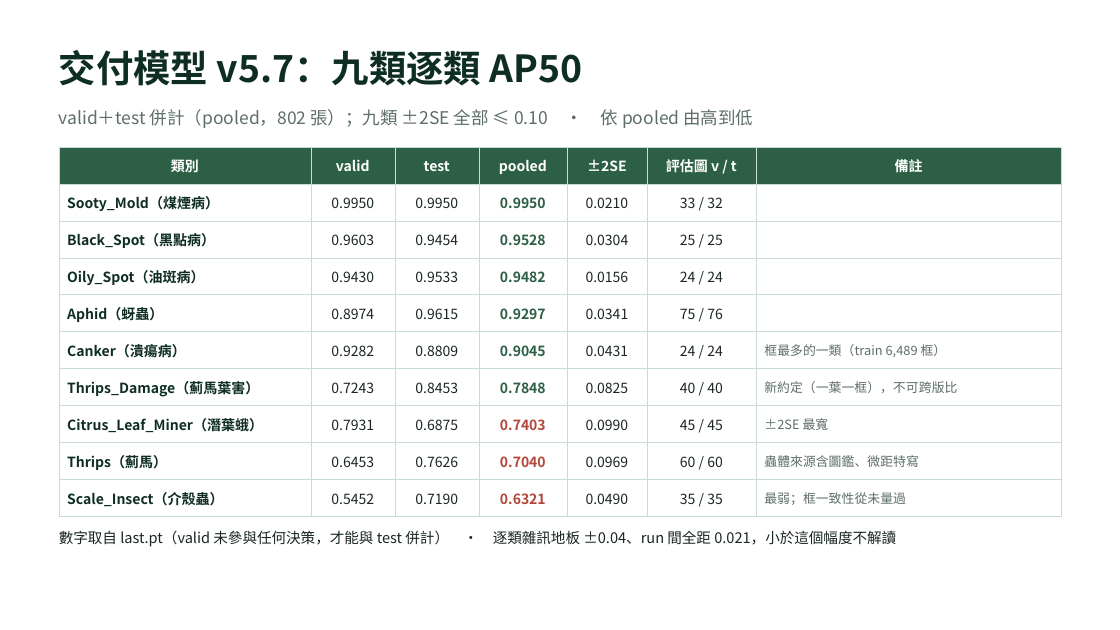
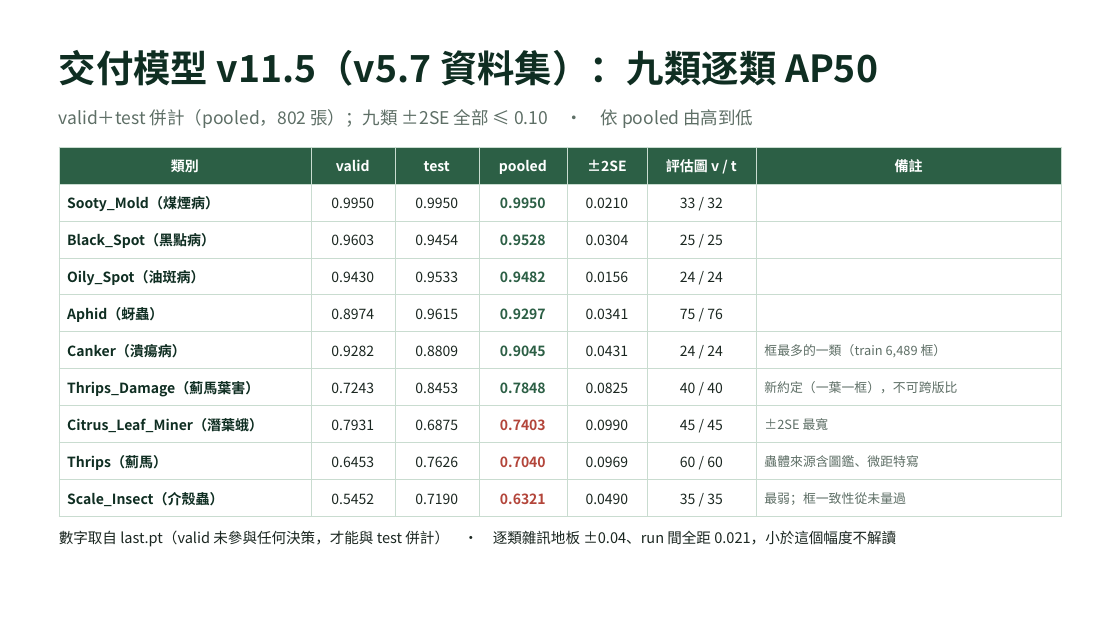
Before and after one commit to OneLeaf-dx/detection, a slide deck: slide 13 of docs/v12.3_簡報_口頭報告.pptx. Drawn at 1120x630 pixels with LibreOffice and Linux fonts; fonts in the diff are those of the drawing. Boxes give left, top, right and bottom in pixels: in the first picture for what was removed or moved away, otherwise in the second. Text is boxed around its words. In the diff, an @@ line names an element or a change of style, - is before the commit and + after.

```diff
--- a/docs/v12.3_簡報_口頭報告.pptx
+++ b/docs/v12.3_簡報_口頭報告.pptx
@@ text at bbox=[59, 50, 878, 86]: text changed @@
-交付模型 v5.7：九類逐類 AP50
+交付模型 v11.5（v5.7 資料集）：九類逐類 AP50
```
Also in this commit, not shown: 11 other slides changed, 19 other files.
